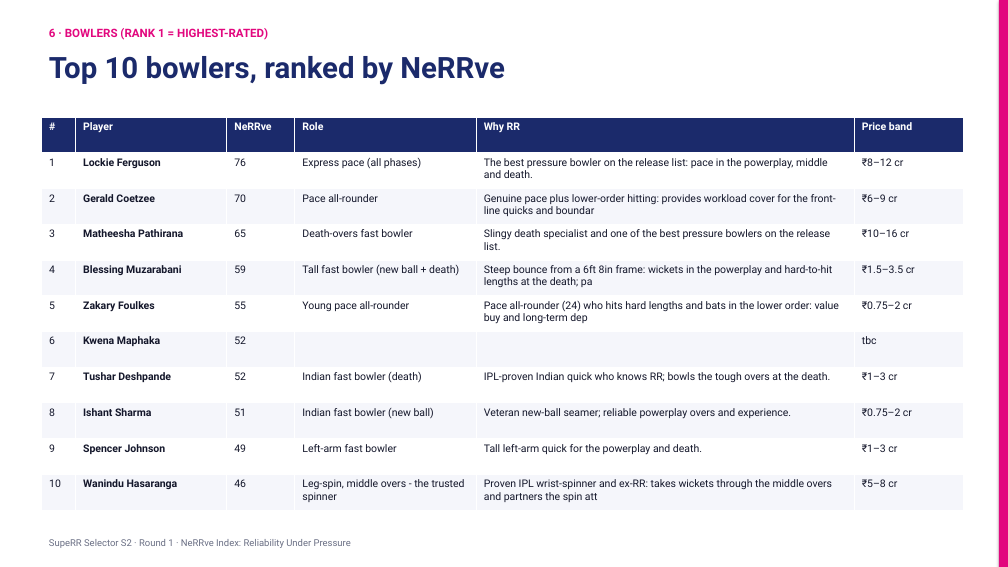
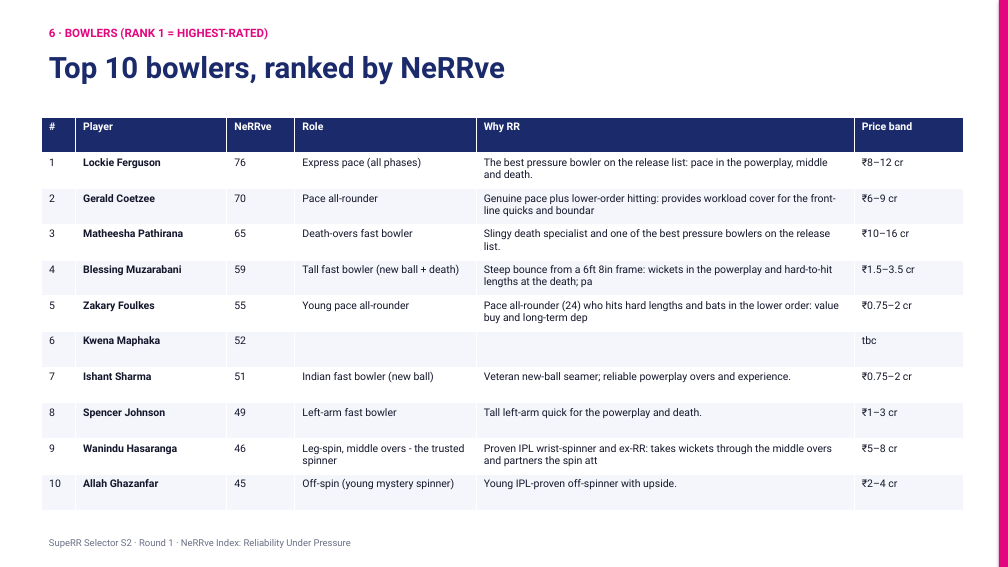
Before and after one commit to KoduruChandrasekhar/RRAuction-, a slide deck: slide 11 of submission/NeRRve_Deck.pptx. Drawn at 1008x567 pixels with LibreOffice and Linux fonts; fonts in the diff are those of the drawing. Boxes give left, top, right and bottom in pixels: in the first picture for what was removed or moved away, otherwise in the second. Text is boxed around its words. In the diff, an @@ line names an element or a change of style, - is before the commit and + after.

```diff
--- a/submission/NeRRve_Deck.pptx
+++ b/submission/NeRRve_Deck.pptx
@@ table at (42,117,964,510) @@
-row 8: 7 | Tushar Deshpande | 52 | Indian fast bowler (death) | IPL-proven Indian quick who knows RR; bowls the tough overs at the death. | ₹1–3 cr
+row 8: 7 | Ishant Sharma | 51 | Indian fast bowler (new ball) | Veteran new-ball seamer; reliable powerplay overs and experience. | ₹0.75–2 cr
-row 9: 8 | Ishant Sharma | 51 | Indian fast bowler (new ball) | Veteran new-ball seamer; reliable powerplay overs and experience. | ₹0.75–2 cr
+row 9: 8 | Spencer Johnson | 49 | Left-arm fast bowler | Tall left-arm quick for the powerplay and death. | ₹1–3 cr
-row 10: 9 | Spencer Johnson | 49 | Left-arm fast bowler | Tall left-arm quick for the powerplay and death. | ₹1–3 cr
+row 10: 9 | Wanindu Hasaranga | 46 | Leg-spin, middle overs - the trusted spinner | Proven IPL wrist-spinner and ex-RR: takes wickets through the middle overs and partners the spin att | ₹5–8 cr
-row 11: 10 | Wanindu Hasaranga | 46 | Leg-spin, middle overs - the trusted spinner | Proven IPL wrist-spinner and ex-RR: takes wickets through the middle overs and partners the spin att | ₹5–8 cr
+row 11: 10 | Allah Ghazanfar | 45 | Off-spin (young mystery spinner) | Young IPL-proven off-spinner with upside. | ₹2–4 cr
```
Also in this commit, not shown: 3 other slides changed, 7 other files.
